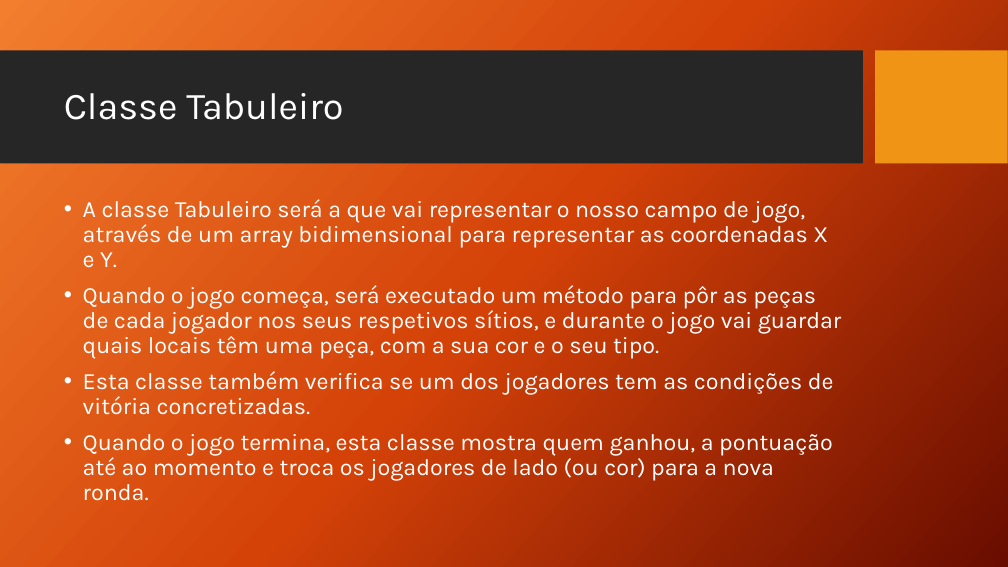
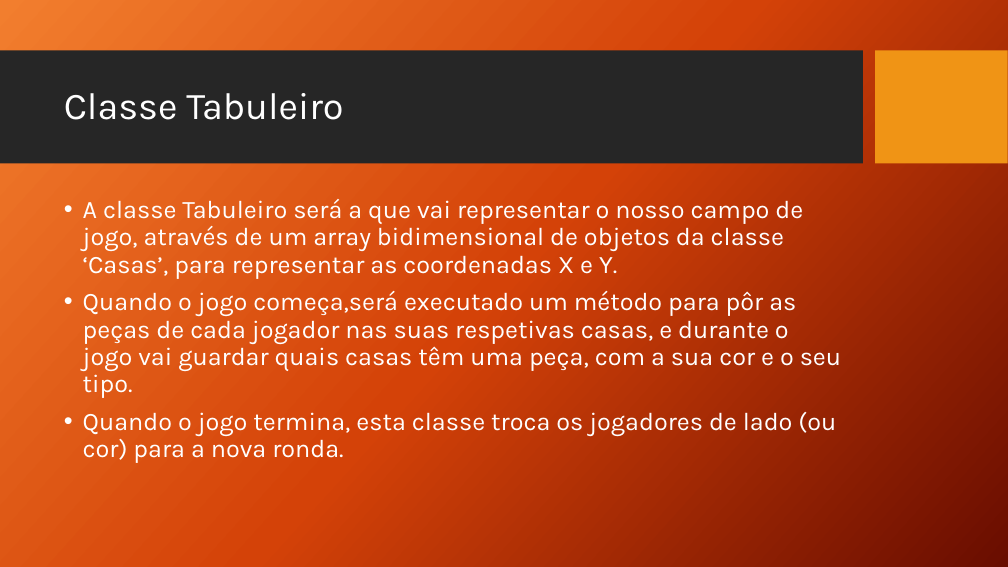
Before and after one commit to wolfmanPires/LDP, a slide deck: slide 7 of Damas.pptx (slide 5 before the commit). Drawn at 1008x567 pixels with LibreOffice and Linux fonts; fonts in the diff are those of the drawing; background and template pictures are left out. Boxes give left, top, right and bottom in pixels: in the first picture for what was removed or moved away, otherwise in the second. Text is boxed around its words. In the diff, an @@ line names an element or a change of style, - is before the commit and + after.

```diff
--- a/Damas.pptx
+++ b/Damas.pptx
@@ text at box(83, 199, 841, 463): text changed; size 22.2 to 24 pt @@
-• A classe Tabuleiro será a que vai representar o nosso campo de jogo, através de um array bidimensional para representar as coordenadas X e Y.
-• Quando o jogo começa, será executado um método para pôr as peças de cada jogador nos seus respetivos sítios, e durante o jogo vai guardar quais locais têm uma peça, com a sua cor e o seu tipo.
-• Esta classe também verifica se um dos jogadores tem as condições de vitória concretizadas.
-• Quando o jogo termina, esta classe mostra quem ganhou, a pontuação até ao momento e troca os jogadores de lado (ou cor) para a nova ronda.
+• A classe Tabuleiro será a que vai representar o nosso campo de jogo, através de um array bidimensional de objetos da classe ‘Casas’, para representar as coordenadas X e Y.
+• Quando o jogo começa,será executado um método para pôr as peças de cada jogador nas suas respetivas casas, e durante o jogo vai guardar quais casas têm uma peça, com a sua cor e o seu tipo.
+• Quando o jogo termina, esta classe troca os jogadores de lado (ou cor) para a nova ronda.
```
Also in this commit, not shown: 3 other slides changed, 3 slides added.
